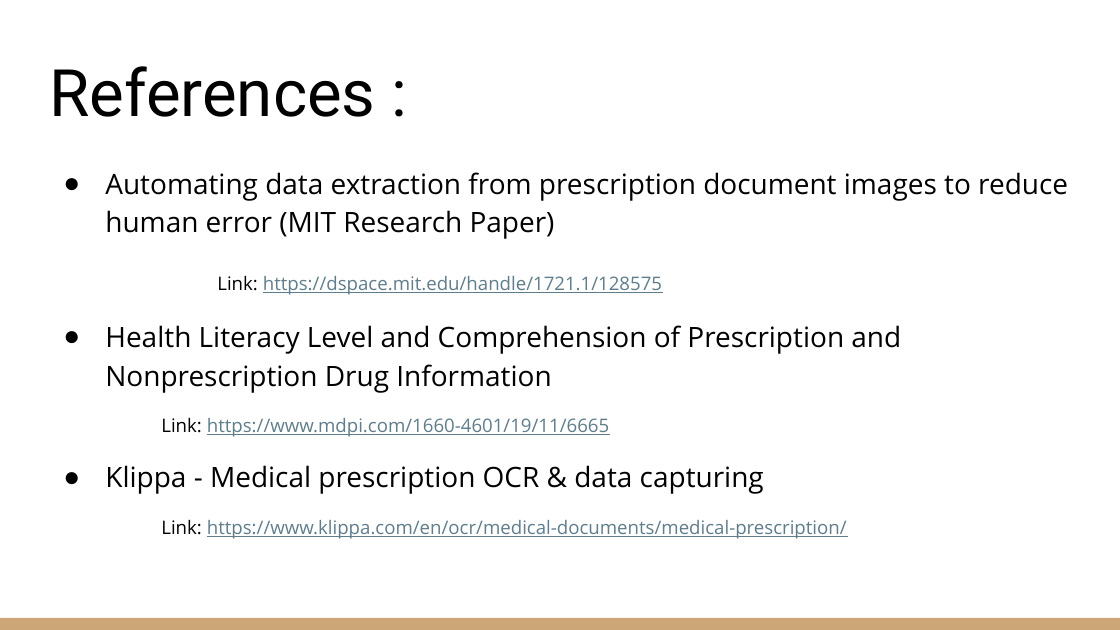
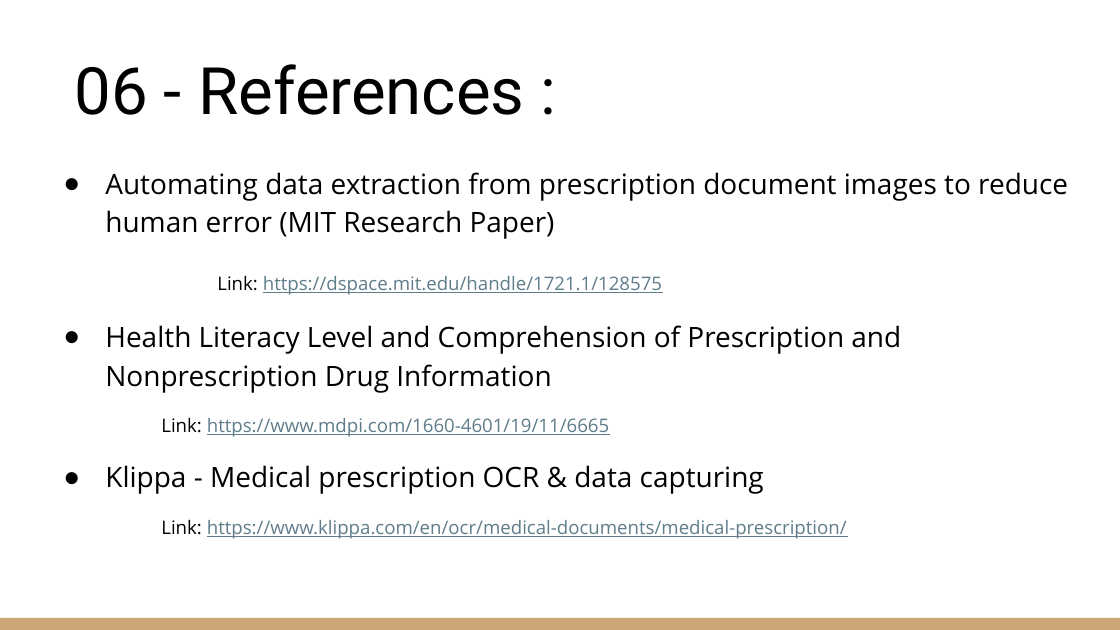
Before and after one commit to MathurUtkarsh/Prescription-Label-Reading, a slide deck: slide 14 of Presentations/Evaluation P2.pptx (slide 12 before the commit). Drawn at 1120x630 pixels with LibreOffice and Linux fonts; fonts in the diff are those of the drawing. Boxes give left, top, right and bottom in pixels: in the first picture for what was removed or moved away, otherwise in the second. Text is boxed around its words. In the diff, an @@ line names an element or a change of style, - is before the commit and + after.

```diff
--- a/Presentations/Evaluation P2.pptx
+++ b/Presentations/Evaluation P2.pptx
@@ title at (x1=74, y1=64, x2=524, y2=115): text changed @@
-References :
+06 - References :
```
Also in this commit, not shown: 5 other slides changed, 7 slides added, 5 slides removed.
